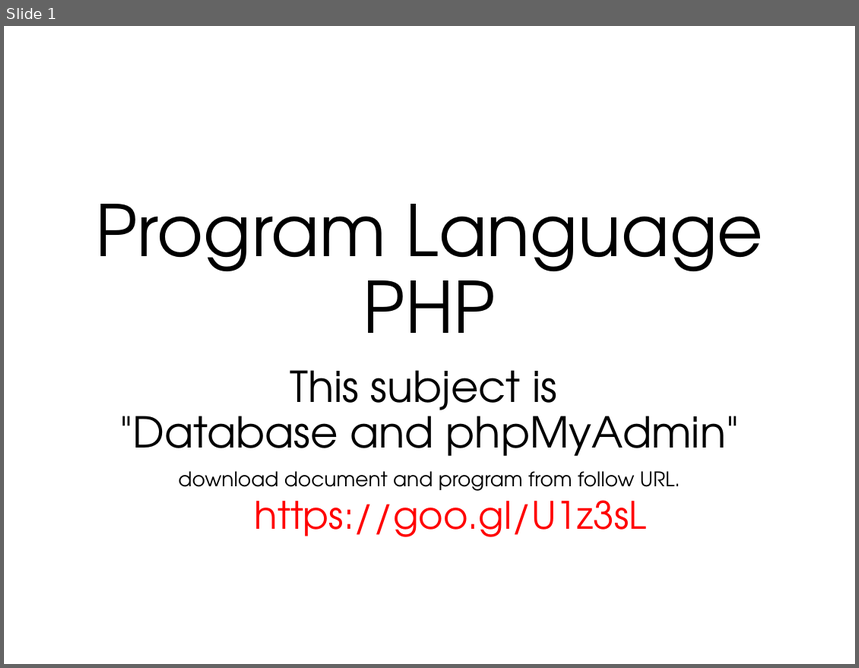
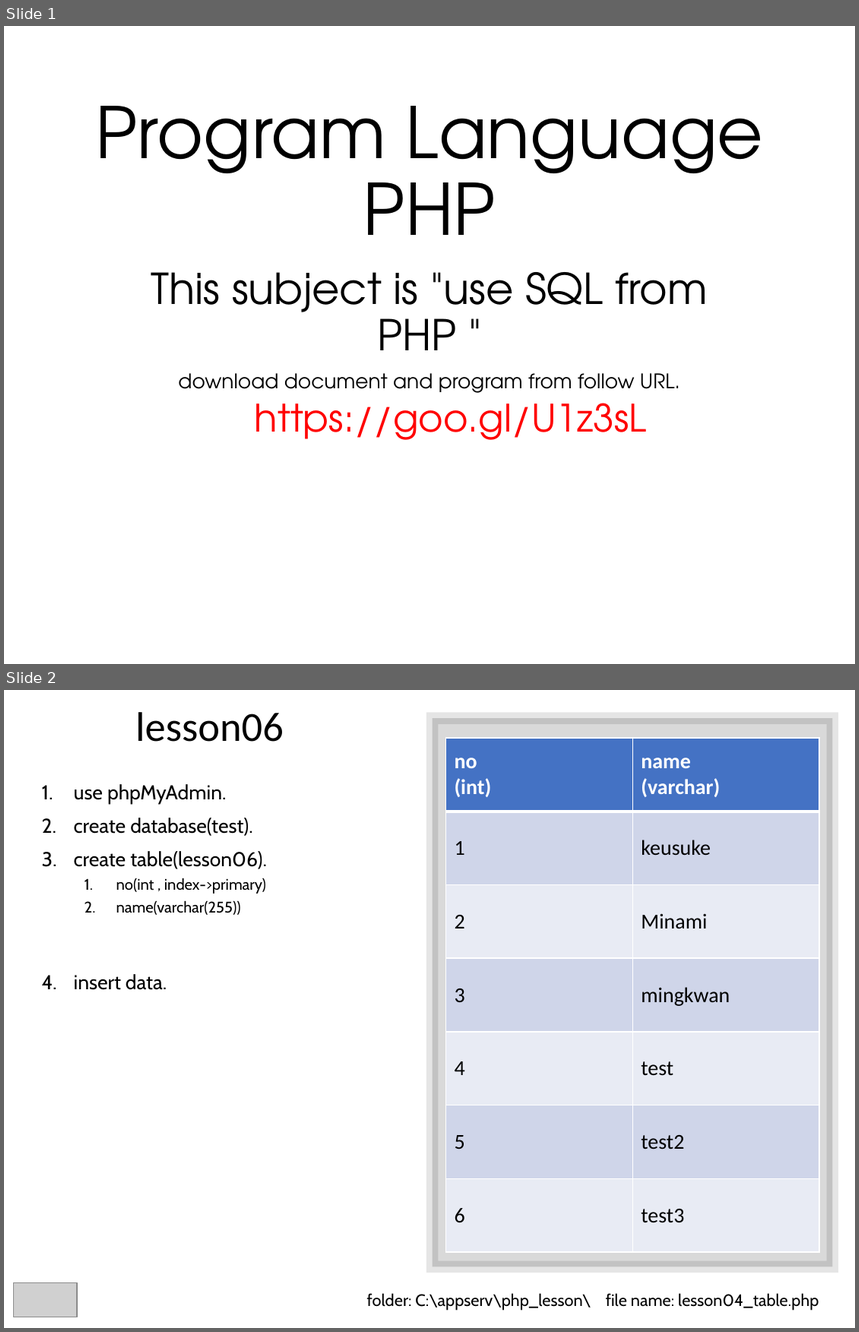
Before and after one commit to lastshogun13/php_lesson, a slide deck: ppt/lesson06.pptx. Shown one above the other, each under a label of ours: slide 1 before the commit, slides 1 and 2 after it. The pictures are 859x668 and 859x1332 pixels, drawn with LibreOffice and Linux fonts; fonts in the diff are those of the drawing; grey boxes stand for pictures. Boxes give left, top, right and bottom in pixels: in the first picture for what was removed or moved away, otherwise in the second. Text is boxed around its words. In the diff, an @@ line names an element or a change of style, - is before the commit and + after.

Commit message:
php_lesson

```diff
--- a/ppt/lesson06.pptx
+++ b/ppt/lesson06.pptx
@@ slide 2 added at box(4, 690, 855, 1328), background #FFFFFF @@
@@ title added at box(135, 712, 284, 742), 35 pt, text #000000 @@
+lesson06
@@ rectangle added at box(432, 718, 832, 1267), fill #000000 at 15% opacity, outline #000000 10 pt @@
@@ table added at box(446, 738, 820, 1252), 7 rows, 2 columns @@
+no / (int) | name / (varchar)
+1 | keusuke
+2 | Minami
+3 | mingkwan
+4 | test
+5 | test2
+6 | test3
@@ text added at box(74, 784, 267, 990), 17 pt, text #000000 @@
+1. use phpMyAdmin.
+2. create database(test).
+3. create table(lesson06).
+  1. no(int , index->primary)
+  2. name(varchar(255))
+4. insert data.
@@ picture added at box(13, 1284, 77, 1317) @@
@@ text added at box(367, 1293, 819, 1310), 14 pt, text #000000 @@
+folder: C:\appserv\php_lesson\ file name: lesson04_table.php
@@ slide 1 changed as well @@
@@ title "Program Language PHP": place and size @@
-title "Program Language PHP" at box(96, 204, 764, 333)
+title "Program Language PHP" at box(96, 106, 764, 235)
@@ subtitle "This subject is "use SQL ...": place and size @@
-subtitle "This subject is "use SQL ..." at box(120, 370, 740, 537)
+subtitle "This subject is "use SQL ..." at box(151, 272, 708, 440)
@@ subtitle at box(151, 272, 708, 351): text changed @@
-This subject is
-"Database and phpMyAdmin"
+This subject is "use SQL from PHP "
```
Also in this commit, not shown: 2 other slides added, 7 slides removed, 7 other files.
